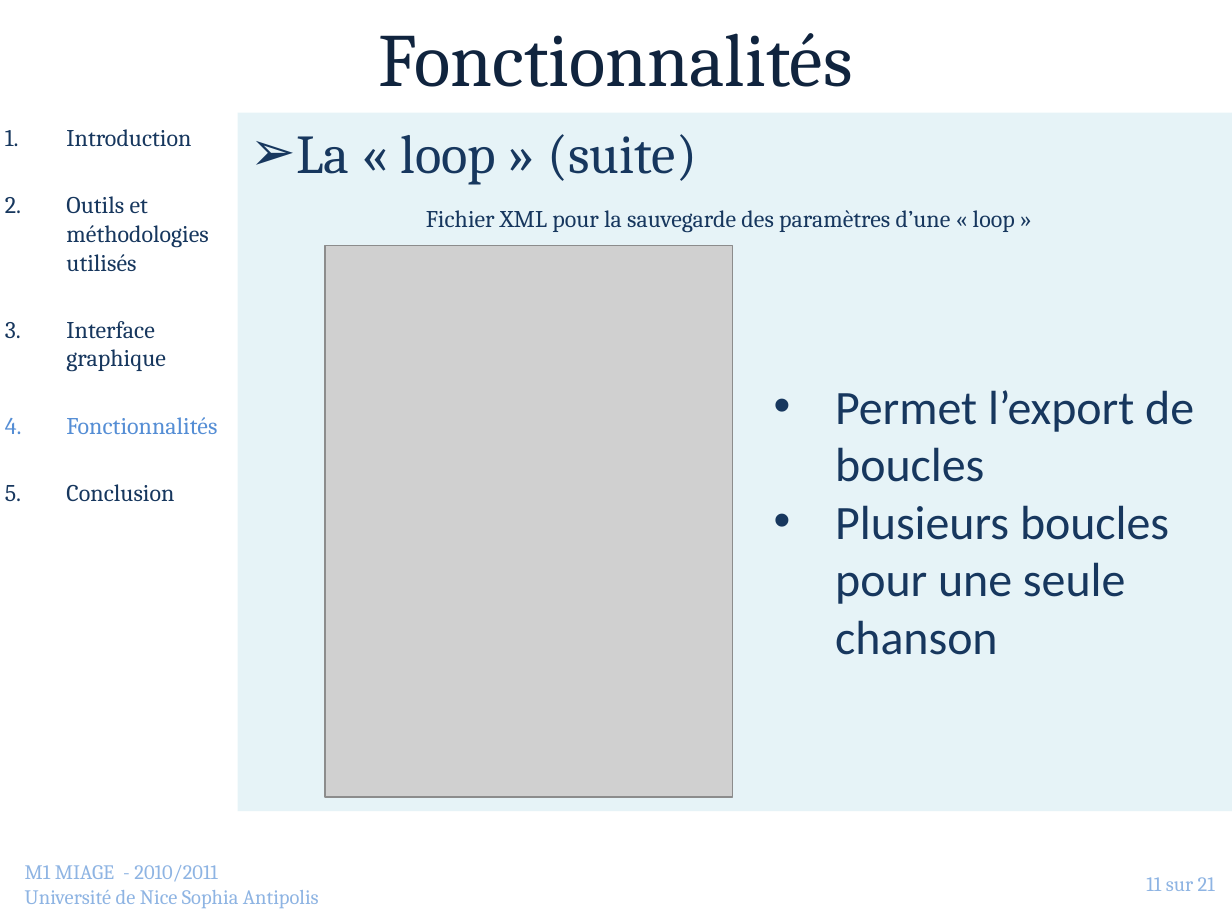
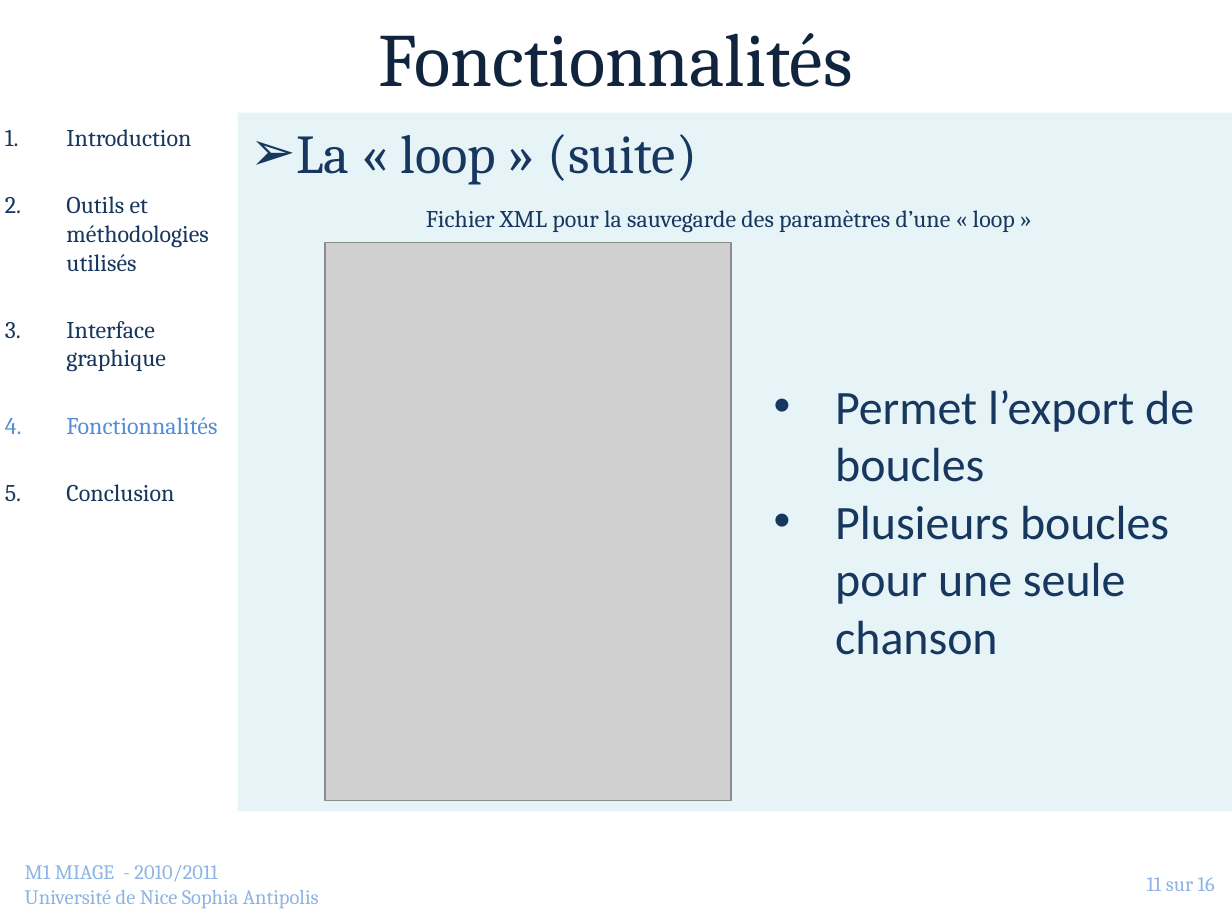
Before and after one commit to jlespagnard/android-advanced-player, a slide deck: slide 11 of AAP/docs/Presentation.pptx. Drawn at 1232x924 pixels with LibreOffice and Linux fonts; fonts in the diff are those of the drawing; grey boxes stand for pictures; background and template pictures are left out. Boxes give left, top, right and bottom in pixels: in the first picture for what was removed or moved away, otherwise in the second. Text is boxed around its words. In the diff, an @@ line names an element or a change of style, - is before the commit and + after.

```diff
--- a/AAP/docs/Presentation.pptx
+++ b/AAP/docs/Presentation.pptx
@@ picture resized from (x1=325, y1=245, x2=733, y2=797) to (x1=325, y1=243, x2=732, y2=801) @@
@@ page number at (x1=1147, y1=877, x2=1215, y2=891): text changed @@
-11 sur 21
+11 sur 16
```
Also in this commit, not shown: 1 other slide changed.
